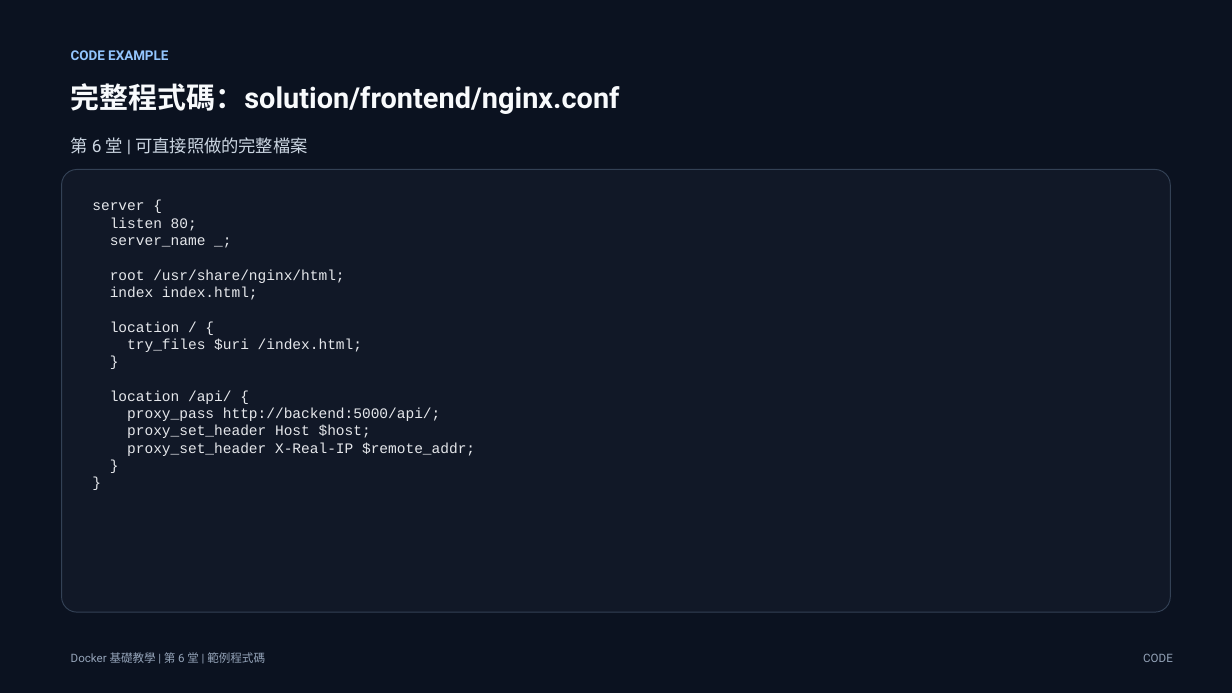
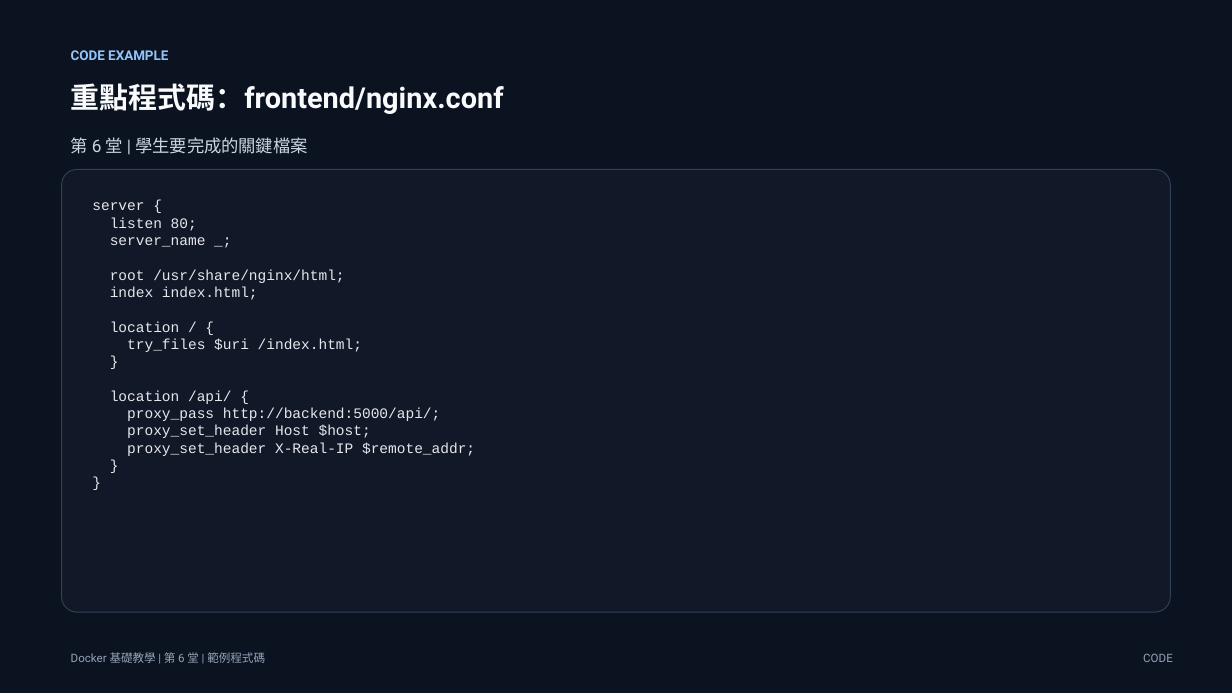
Before and after one commit to lalalalaluk/docker-practice, a slide deck: slide 8 of slides/docker-session6-fullstack-todo.pptx (slide 32 before the commit). Drawn at 1232x693 pixels with LibreOffice and Linux fonts; fonts in the diff are those of the drawing. Boxes give left, top, right and bottom in pixels: in the first picture for what was removed or moved away, otherwise in the second. Text is boxed around its words. In the diff, an @@ line names an element or a change of style, - is before the commit and + after.

```diff
--- a/slides/docker-session6-fullstack-todo.pptx
+++ b/slides/docker-session6-fullstack-todo.pptx
@@ text at <box>71,83,504,114</box>: text changed @@
-完整程式碼：solution/frontend/nginx.conf
+重點程式碼：frontend/nginx.conf
@@ text at <box>71,137,307,154</box>: text changed @@
-第 6 堂 | 可直接照做的完整檔案
+第 6 堂 | 學生要完成的關鍵檔案
```
Also in this commit, not shown: 13 other slides changed, 8 slides added, 31 slides removed, 36 other files.
